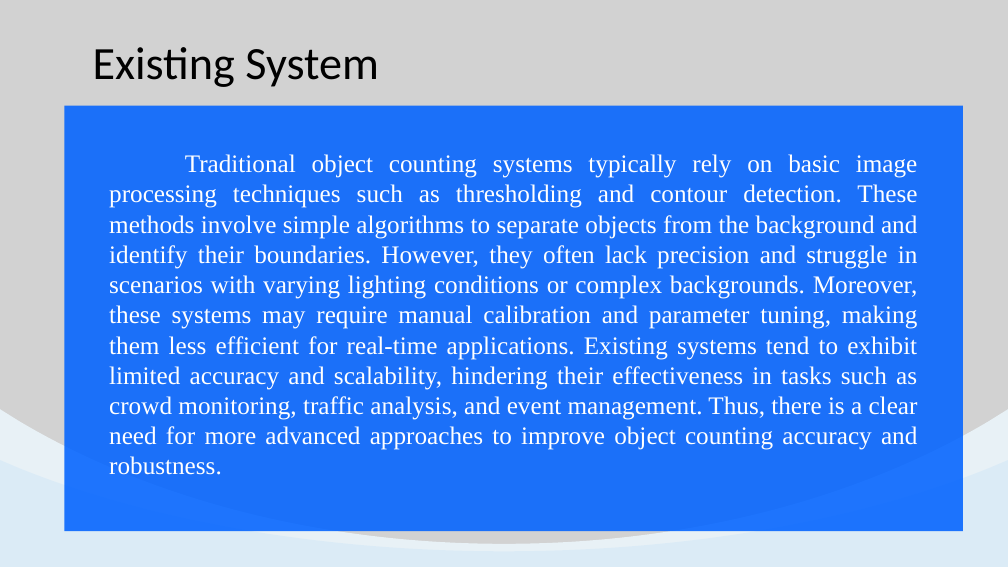
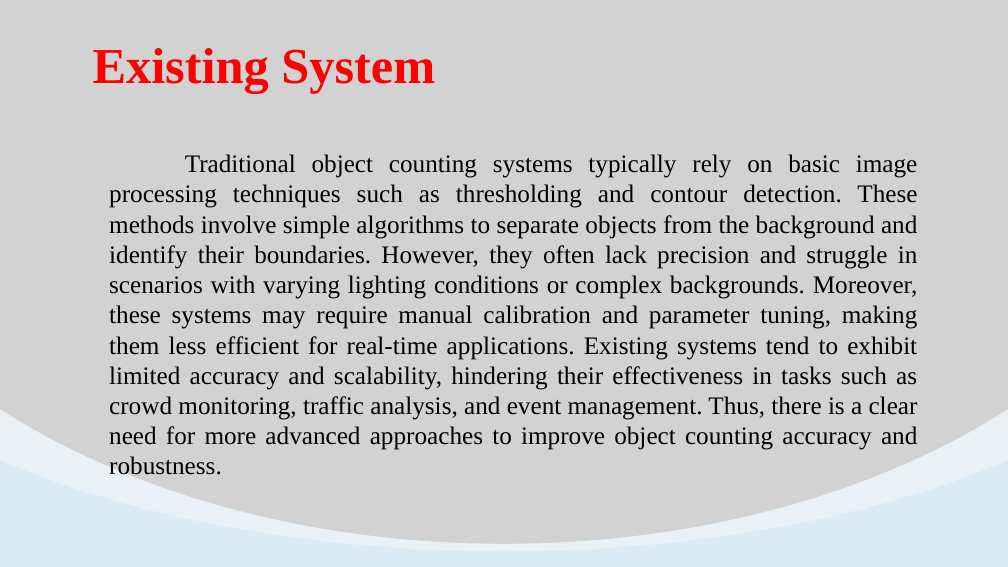
Before and after one commit to Chakrapani2122/Major-Project, a slide deck: slide 5 of Major Project.pptx. Drawn at 1008x567 pixels with LibreOffice and Linux fonts; fonts in the diff are those of the drawing. Boxes give left, top, right and bottom in pixels: in the first picture for what was removed or moved away, otherwise in the second. Text is boxed around its words. In the diff, an @@ line names an element or a change of style, - is before the commit and + after.

```diff
--- a/Major Project.pptx
+++ b/Major Project.pptx
@@ text "Existing System" at [93,48,435,93]: size 44 to 48 pt, font Calibri to Times New Roman, text colour #000000 to #FF0000, bold on @@
@@ rectangle removed at [64,106,963,532] @@
@@ text "Traditional object counting systems typically ..." at [109,154,918,475]: text colour #FFFFFF to #000000 @@
```
Also in this commit, not shown: 10 other slides changed.
